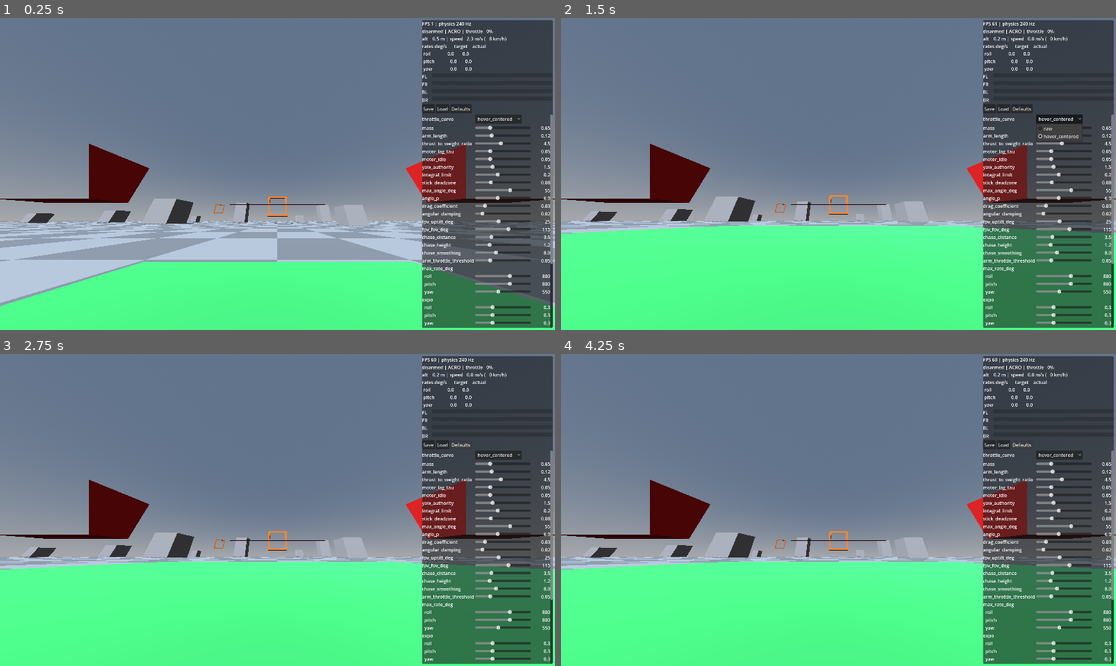
Above: before the commit, frames 1-4 (two rows, left to right).
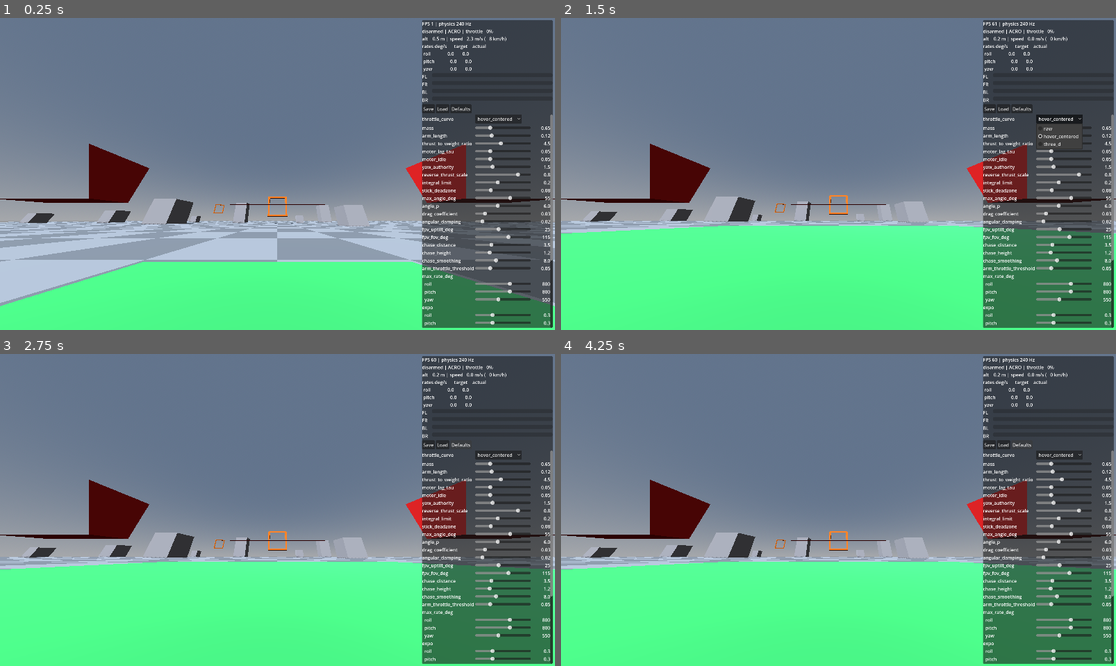
Above: after the commit, the same moments.

Repository: EhudVardi/QuadShot
Game: Godot game, scene res://scenes/main.tscn
Two runs of this game, one before a commit and one after it. Both use one fixed random seed, a clock stepped at 60 frames per second and the inputs below.
Inputs:
- Up to frame 1 (0.25 s): no input
- Up to frame 2 (1.5 s): click "Defaults" at 0.5 s; click "hover_centered" at 1.25 s
- Up to frame 3 (2.75 s): click "Defaults" at 2 s
- Up to frame 4 (4.25 s): click "hover_centered" at 2.75 s; click "Defaults" at 3.5 s

The runs differ from the first frame. In frame 1, 1.5% of the frame differs, in the area x 76-100%, y 49-99%; in frame 2, 1.6%, in the area x 76-100%, y 39-99%; in frame 3, 1.5%; in frame 4, 1.5%.

Commit message:
Add 3D throttle mode (center stick = zero thrust)
Betaflight-style 3D: throttle spans [-1, 1], center stick is zero
thrust and below center reverses the motors - the natural mapping for
a self-centering gamepad stick, and it allows inverted flight. The
stick deadzone doubles as the center deadband. In 3D the mixer drops
the air-mode idle floor and clamps to [-1, 1]; reverse thrust is
scaled by reverse_thrust_scale (default 0.8) since props are less
efficient inverted. Yaw reaction torque already used signed outputs,
so reversal falls out correctly. Arming now checks |throttle| - in 3D
you arm at center stick, the safe state.

Diff:
--- a/resources/flight_config.gd
+++ b/resources/flight_config.gd
@@ -8,7 +8,7 @@
 ## Vector3 fields use pilot axes: x = roll (+right), y = pitch (+nose up),
 ## z = yaw (+right).
 
-enum ThrottleCurve { RAW, HOVER_CENTERED }
+enum ThrottleCurve { RAW, HOVER_CENTERED, THREE_D }
 
 @export_group("Airframe")
 @export var mass: float = 0.65
@@ -41,9 +41,14 @@
 @export_group("Input")
 ## Applied to every stick axis before expo (handoff §7).
 @export var stick_deadzone: float = 0.08
-## hover_centered: mid-stick = computed hover throttle — livable on a
-## springy, self-centering gamepad stick (handoff §7). raw: linear [0,1].
-@export var throttle_curve: ThrottleCurve = ThrottleCurve.HOVER_CENTERED
+## raw: stick maps linearly to [0,1] (rest = 50%). hover_centered: mid-stick
+## = computed hover throttle. three_d: Betaflight-style 3D — center stick =
+## zero thrust, below center = reverse thrust; the natural fit for a
+## self-centering gamepad stick, and it allows inverted flight.
+@export var throttle_curve: ThrottleCurve = ThrottleCurve.THREE_D
+## Thrust multiplier when a motor pushes in reverse (3D mode): props are
+## less efficient inverted. Feel over purity — tune it.
+@export var reverse_thrust_scale: float = 0.8
 
 @export_group("Angle Mode")
 ## Max target attitude at full stick deflection (handoff §6.4).
--- a/scripts/drone/flight_controller.gd
+++ b/scripts/drone/flight_controller.gd
@@ -62,7 +62,8 @@
 func arm() -> bool:
 	if armed:
 		return true
-	if collective >= config.arm_throttle_threshold:
+	# absf: in 3D mode zero thrust is center stick, and reverse counts as hot.
+	if absf(collective) >= config.arm_throttle_threshold:
 		print("[drone] arm refused: throttle %.0f%% is above the %.0f%% threshold - hold the throttle stick down"
 				% [collective * 100.0, config.arm_throttle_threshold * 100.0])
 		return false
@@ -126,13 +127,18 @@
 	# Quad-X mixing: positive pilot roll lowers the right side, positive pitch
 	# raises the nose, positive yaw spins the nose right (signs verified
 	# against X_SIGNS/Z_SIGNS/SPIN_DIRECTIONS in motor_model.gd).
+	# Air-mode floor keeps attitude authority at zero throttle. In 3D mode
+	# there is no floor — thrust runs the full [-1, 1] range and PID
+	# corrections around zero provide the authority.
+	var motor_floor: float = config.motor_idle
+	if config.throttle_curve == FlightConfig.ThrottleCurve.THREE_D:
+		motor_floor = -1.0
 	for i: int in MotorModel.MOTOR_COUNT:
 		var motor: float = collective
 		motor -= command.x * MotorModel.X_SIGNS[i]
 		motor -= command.y * MotorModel.Z_SIGNS[i]
 		motor -= command.z * float(MotorModel.SPIN_DIRECTIONS[i])
-		# Air-mode floor: attitude authority is retained at zero throttle.
-		_motors.set_command(i, clampf(motor, config.motor_idle, 1.0))
+		_motors.set_command(i, clampf(motor, motor_floor, 1.0))
 
 
 func _target_rates() -> Vector3:
--- a/scripts/drone/input_handler.gd
+++ b/scripts/drone/input_handler.gd
@@ -9,7 +9,8 @@
 ## Buttons (arm/reset/…) are plain digital actions, polled where they are
 ## handled (flight_controller, main).
 
-## Throttle [0, 1] after deadzone and the selected curve.
+## Throttle after deadzone and the selected curve: [0, 1] normally,
+## [-1, 1] in 3D mode (negative = reverse thrust).
 var throttle: float = 0.0
 ## Target body rates in rad/s, pilot axes (x=roll+right, y=pitch+nose-up,
 ## z=yaw+right).
@@ -53,6 +54,10 @@
 	match config.throttle_curve:
 		FlightConfig.ThrottleCurve.HOVER_CENTERED:
 			throttle = _throttle_hover_centered_curve(throttle_deadzoned, hover_throttle)
+		FlightConfig.ThrottleCurve.THREE_D:
+			# 3D (§Betaflight-style): center = zero thrust, below = reverse.
+			# The stick deadzone doubles as the center deadband.
+			throttle = throttle_deadzoned
 		_:
 			throttle = _throttle_raw_curve(throttle_deadzoned)
 	stick_shaped = Vector3(
--- a/scripts/drone/motor_model.gd
+++ b/scripts/drone/motor_model.gd
@@ -21,8 +21,10 @@
 	_outputs.resize(MOTOR_COUNT)
 
 
+## Range [-1, 1]: negative only occurs in 3D throttle mode (reverse thrust);
+## the mixer's clamp enforces the mode's actual floor.
 func set_command(index: int, value: float) -> void:
-	_commands[index] = clampf(value, 0.0, 1.0)
+	_commands[index] = clampf(value, -1.0, 1.0)
 
 
 func set_all_commands(value: float) -> void:
@@ -74,7 +76,11 @@
 	var per_motor_max: float = max_total_thrust(config, gravity) / float(MOTOR_COUNT)
 	var yaw_sum: float = 0.0
 	for i: int in MOTOR_COUNT:
-		var force: Vector3 = body.global_basis.y * (_outputs[i] * per_motor_max)
+		var thrust: float = _outputs[i] * per_motor_max
+		if _outputs[i] < 0.0:
+			# 3D mode reverse: props are less efficient pushing down.
+			thrust *= config.reverse_thrust_scale
+		var force: Vector3 = body.global_basis.y * thrust
 		var position_offset: Vector3 = body.global_basis * motor_position(i, config)
 		body.apply_force(force, position_offset)
 		yaw_sum += float(SPIN_DIRECTIONS[i]) * _outputs[i]
--- a/scripts/ui/debug_overlay.gd
+++ b/scripts/ui/debug_overlay.gd
@@ -31,6 +31,7 @@
 	["motor_lag_tau", 0.0, 0.2, 0.005],
 	["motor_idle", 0.0, 0.2, 0.005],
 	["yaw_authority", 0.0, 5.0, 0.05],
+	["reverse_thrust_scale", 0.0, 1.0, 0.01],
 	["integral_limit", 0.0, 0.5, 0.01],
 	["stick_deadzone", 0.0, 0.3, 0.005],
 	["max_angle_deg", 10.0, 80.0, 1.0],
